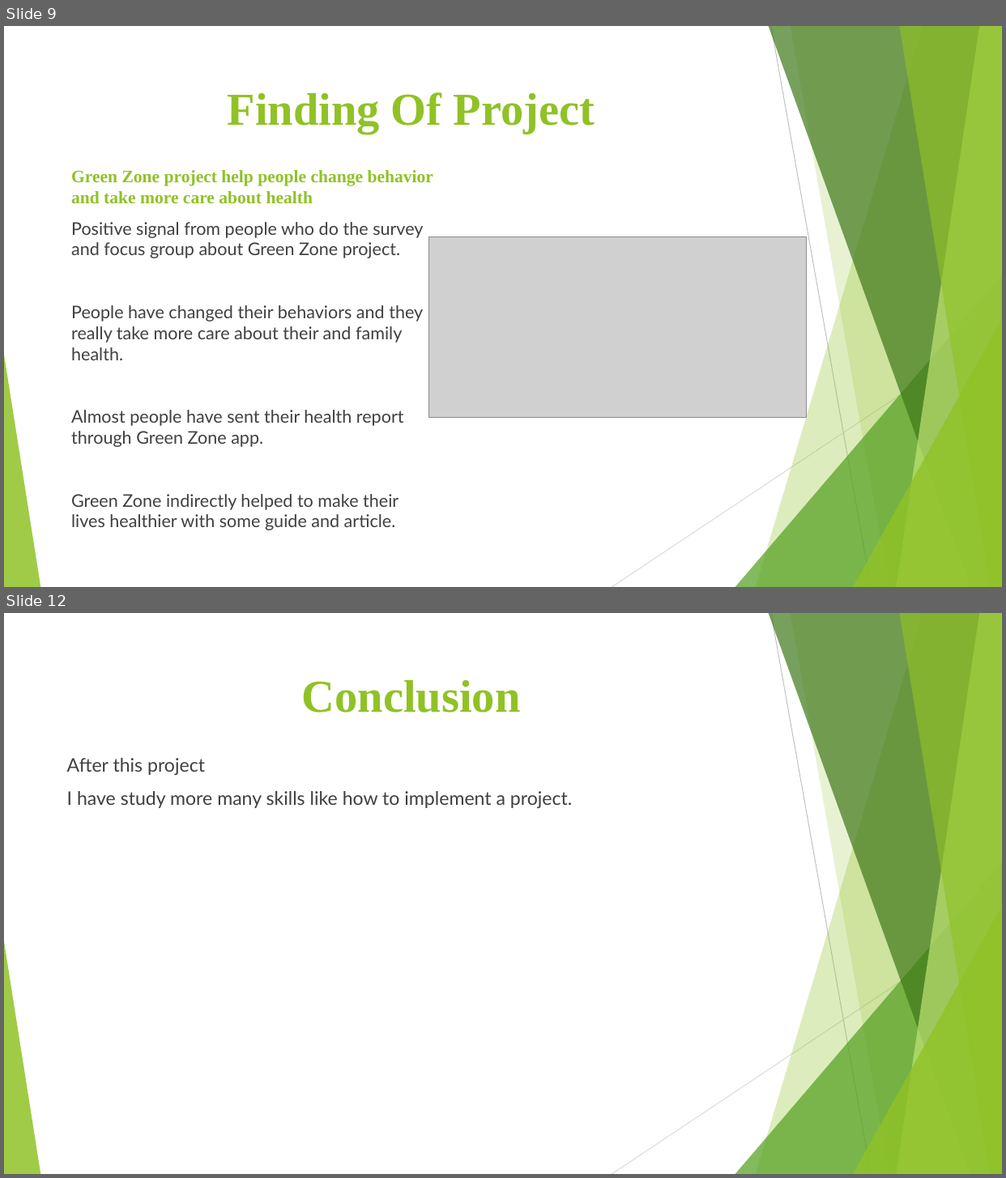
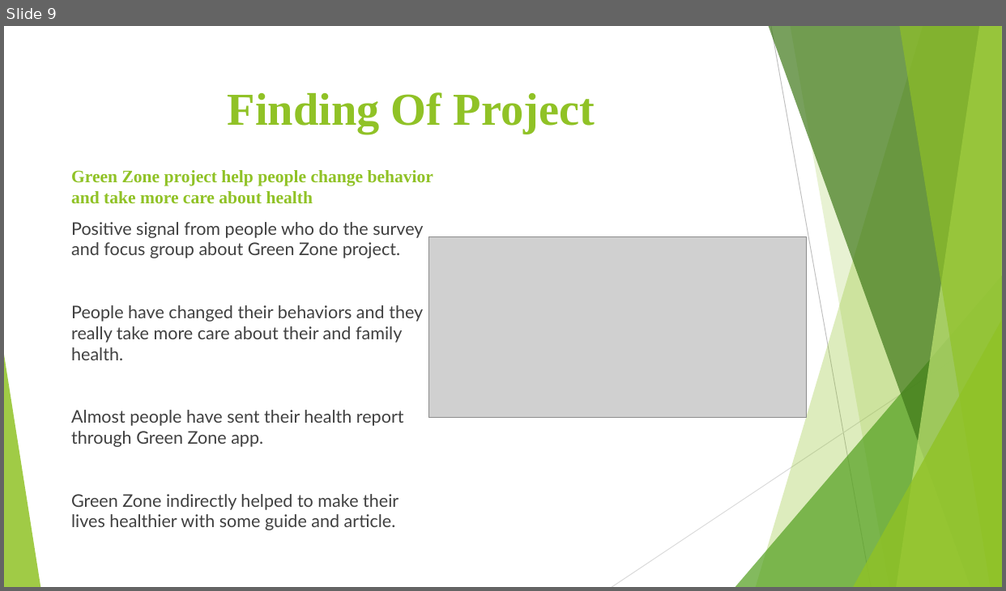
Before and after one commit to LuxuryFi/PHP, a slide deck: Digital-Wellbeing (1).pptx. Shown one above the other, each under a label of ours: slides 9 and 12 before the commit, slide 9 after it; the slides between them are not shown. The pictures are 1006x1178 and 1006x591 pixels, drawn with LibreOffice and Linux fonts; fonts in the diff are those of the drawing; grey boxes stand for pictures. Boxes give left, top, right and bottom in pixels: in the first picture for what was removed or moved away, otherwise in the second. Text is boxed around its words. In the diff, an @@ line names an element or a change of style, - is before the commit and + after.

```diff
--- a/Digital-Wellbeing (1).pptx
+++ b/Digital-Wellbeing (1).pptx
@@ slide 12 removed at bbox=[4, 613, 1002, 1174], background #FFFFFF; not listed: 10 template elements that a slide beside it also shows @@
@@ title removed at bbox=[302, 680, 521, 713] @@
-Conclusion
@@ text removed at bbox=[67, 758, 572, 808] @@
-After this project
-I have study more many skills like how to implement a project.
```
Also in this commit, not shown: 2 slides changed, 1 slide added, 1 other slide removed, 1 other file.
